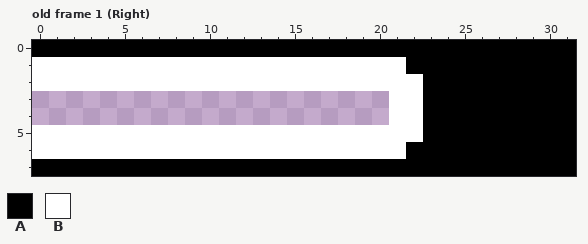
Edited in one commit: pixel-art file (assets/jauge_foreground_right.aseprite). The first picture shows the starting point.
32x8 pixels, 1 frame. Shown: old frame 1 (Right).
Palette (. is transparent): A #000000  B #ffffff
Pixels before, old frame 1 (Right), first column x 0:
0 AAAAAAAAAAAAAAAAAAAAAAAAAAAAAAAA
1 BBBBBBBBBBBBBBBBBBBBBBAAAAAAAAAA
2 BBBBBBBBBBBBBBBBBBBBBBBAAAAAAAAA
3 .....................BBAAAAAAAAA
4 .....................BBAAAAAAAAA
5 BBBBBBBBBBBBBBBBBBBBBBBAAAAAAAAA
6 BBBBBBBBBBBBBBBBBBBBBBAAAAAAAAAA
7 AAAAAAAAAAAAAAAAAAAAAAAAAAAAAAAA
After the commit:
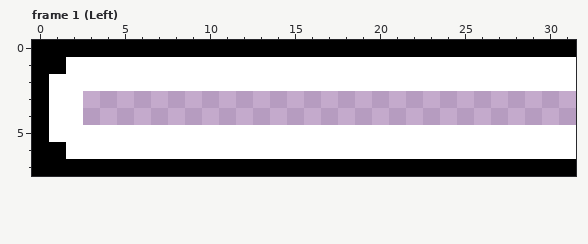
A new or re-ordered frame is compared with the old frame closest to it.
Author's note on the commit: add: input power jauge
Diff:
frames 1 -> 2
Changed rows in their new state; - is an unchanged pixel.
Frame 1 (Left) is new; against old frame 1 (Right):
first column x 0:
1 AA--------------------BBBBBBBBBB
2 A----------------------BBBBBBBBB
3 ABB------------------...........
4 ABB------------------...........
5 A----------------------BBBBBBBBB
6 AA--------------------BBBBBBBBBB
